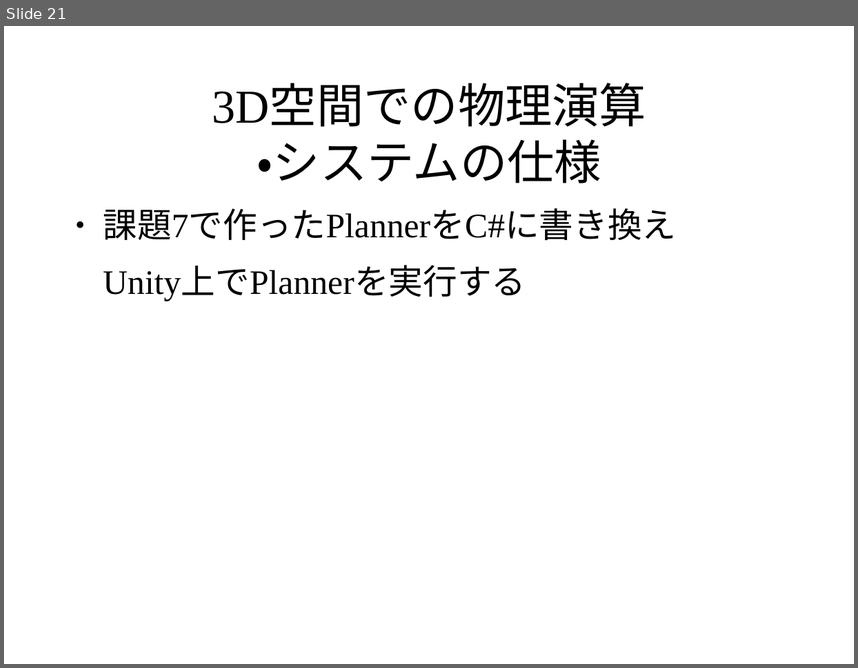
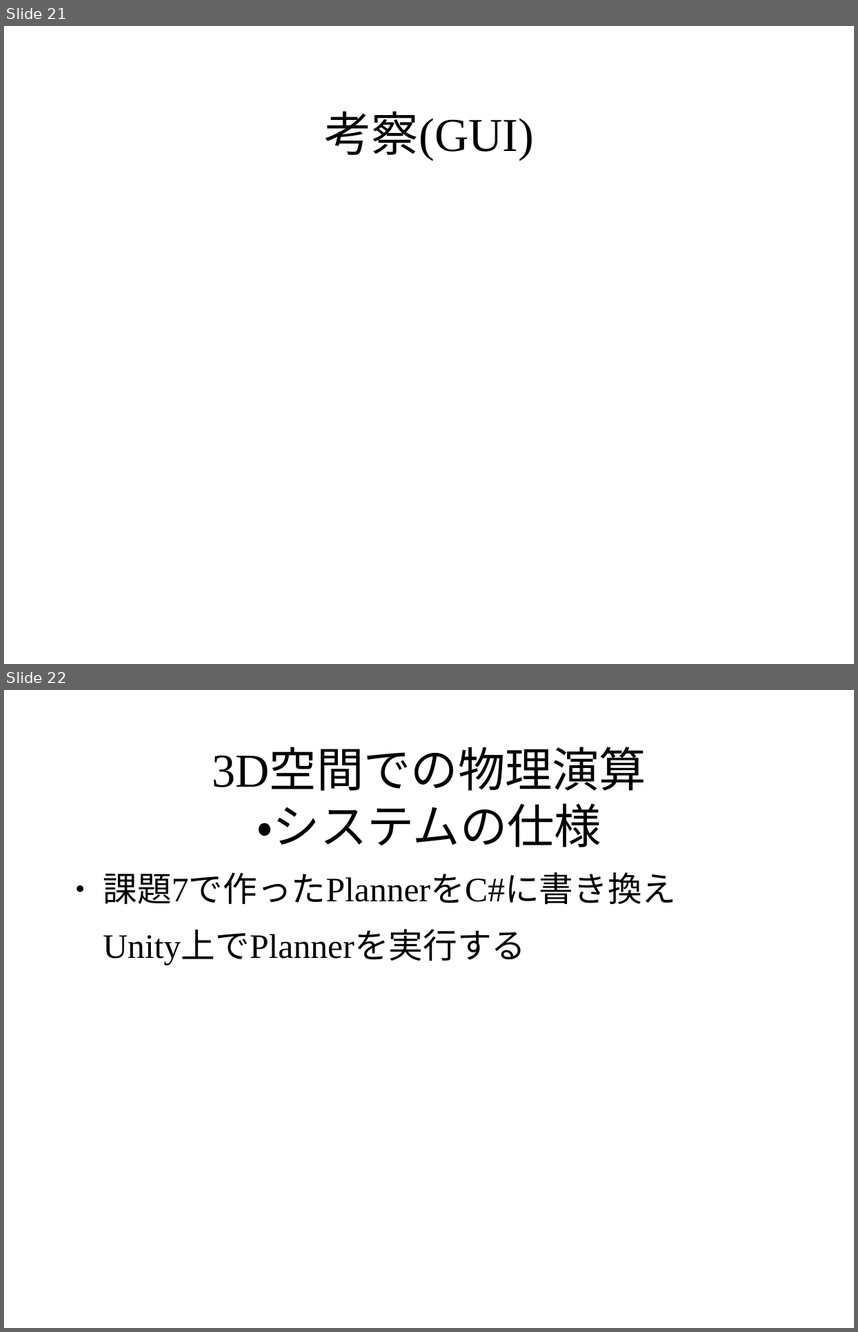
Before and after one commit to pamyupamyu/rep8, a slide deck: グループ1 発表スライド.odp. Shown one above the other, each under a label of ours: slide 21 before the commit, slides 21 and 22 after it. The pictures are 858x668 and 858x1332 pixels, drawn with LibreOffice and Linux fonts; fonts in the diff are those of the drawing; background and template pictures are left out. Boxes give left, top, right and bottom in pixels: in the first picture for what was removed or moved away, otherwise in the second. Text is boxed around its words. In the diff, an @@ line names an element or a change of style, - is before the commit and + after.

```diff
--- a/グループ1 発表スライド.odp
+++ b/グループ1 発表スライド.odp
@@ slide 21 added at [4,26,854,664], background picture (left out) @@
@@ title added at [325,111,535,161], 44 pt, text #000000 @@
+考察(GUI)
@@ what was slide 21 is now slide 22 @@
```
